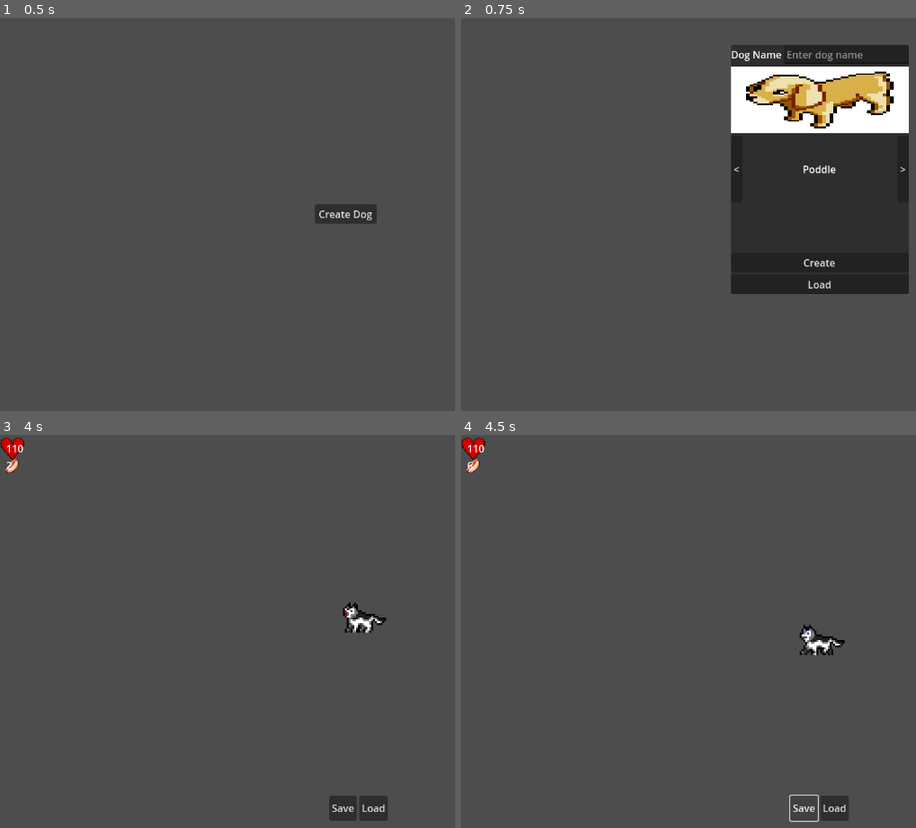
Above: before the commit, frames 1-4 (two rows, left to right).
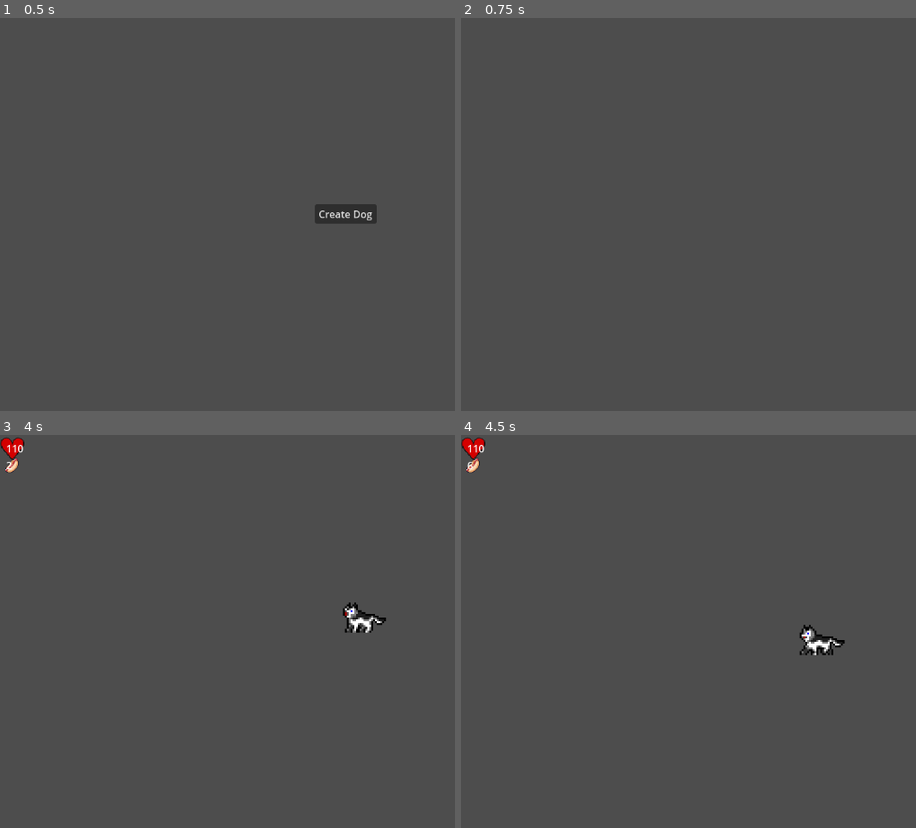
Above: after the commit, the same moments.

Repository: limbospoon/petgame
Game: Godot game, scene res://scenes/main.tscn
Two runs of this game, one before a commit and one after it. Both use one fixed random seed, a clock stepped at 60 frames per second and the inputs below.
Inputs (mouse positions are in pixels of both pictures, inside the frame that each line leads up to):
- Up to frame 1 (0.5 s): no input
- Up to frame 2 (0.75 s): click "Create Dog" at 0.5 s
- Up to frame 3 (4 s): click (386, 470) at 1.27 s; type "Alex" at 1.35 s; click "<" at 2 s; click ">" at 2.75 s; click "Create" at 3.5 s
- Up to frame 4 (4.5 s): click (802, 808) at 4.25 s, where only the run before the commit has a clickable "Save"

Frame 1 is identical in both runs. In frame 2, 24% of the frame differs, in the area x 59-99%, y 6-71%; in frame 3, 0.7%; in frame 4, 0.5%.
Error before the commit: Invalid assignment of property or key 'dog_stats' with value of type 'Dictionary' on a base object of type 'Resource (SavedData)'. (res://assets/scripts/house_…

Commit message:
game over retry loop working

Diff:
--- a/assets/scripts/Utilities/scene_manager.gd
+++ b/assets/scripts/Utilities/scene_manager.gd
@@ -2,9 +2,11 @@
 
 @onready var game_over_menu = %GameOverMenu
 
+signal _on_scene_loaded
+
 var house_scene_path = "res://scenes/house_scene.tscn"
 var create_a_dog_scene_path = "res://scenes/create-a-dog.tscn"
-var current_scene
+var current_scene: Node2D
 
 # Called when the node enters the scene tree for the first time.
 func _ready():
@@ -20,6 +22,8 @@
 	get_tree().root.add_child(scene_to_load)
 	current_scene = scene_to_load
 
+	_on_scene_loaded.emit()
+
 func load_house_scene():
 
 	current_scene.queue_free()
@@ -31,7 +35,9 @@
 
 func load_create_a_dog():
 	print("Loading create-a-dog")
-	current_scene.queue_free()
+
+	if current_scene != null:
+		current_scene.queue_free()
 
 	await get_tree().create_timer(0.2).timeout
 	print("House scene unloaded")
@@ -39,15 +45,18 @@
 	if not is_instance_valid(current_scene):
 		goto_scene(create_a_dog_scene_path)
 
+	#bind create button to load house scene
+	var create_btn:Button = current_scene.get_node("%CreateDogButton")
+	create_btn.button_up.connect(load_house_scene)
+
 func _on_load_createa_dog_button_up():
 	#load create-a-dog scene
-	goto_scene(create_a_dog_scene_path)
+	load_create_a_dog()
 
 	 #bind retry signal to load create-a-dog
 	game_over_menu.on_retry.connect(load_create_a_dog)
 
-	#bind create button to load house scene
-	var create_btn:Button = current_scene.get_node("%CreateDogButton")
-	create_btn.button_up.connect(load_house_scene)
+	%"LoadCreate-a-Dog".hide()
 
-	%"LoadCreate-a-Dog".hide()
+func get_current_scene() -> Node2D:
+	return current_scene
--- a/assets/scripts/create-a-dog/create_a_dog.gd
+++ b/assets/scripts/create-a-dog/create_a_dog.gd
@@ -1 +1,83 @@
-extends Node2D
+extends Node
+
+var dog_data: DogData = DogData.new()
+var dog_breeds = {
+	"Poddle":
+		{
+			"MaxHealth": 110,
+			"MaxHunger": 75,
+			"index": 0
+		},
+	"Husky":
+		{
+			"MaxHealth": 150,
+			"MaxHunger": 90,
+			"index": 1
+		},
+	"Labrador":
+		{
+			"MaxHealth": 135,
+			"MaxHunger": 80,
+			"index": 2
+		}
+}
+
+var current_breed = ""
+var current_breed_index = 0
+var MAX_BREED_SELECTION = (dog_breeds.keys().size() - 1)
+
+func _ready():
+	current_breed = dog_breeds.keys()[current_breed_index]
+	%"Dog Breed".text = current_breed
+
+func update_breed_selection(direction: int):
+	#right selection checks
+	if direction > 0 and current_breed_index < MAX_BREED_SELECTION:
+		current_breed_index += 1
+	elif direction > 0 and current_breed_index >= MAX_BREED_SELECTION:
+		current_breed_index = 0
+
+	#left selection checks
+	if direction < 0 and current_breed_index > 0:
+		current_breed_index -= 1
+	elif direction < 0 and current_breed_index <= 0:
+		current_breed_index = MAX_BREED_SELECTION
+
+	current_breed = dog_breeds.keys()[current_breed_index]
+	%"Dog Breed".text = current_breed
+
+func _save_dog():
+	var data:SavedData = SavedData.new()
+	dog_data.dog_max_health = dog_breeds[current_breed]["MaxHealth"]
+	dog_data.dog_max_hunger = dog_breeds[current_breed]["MaxHunger"]
+	dog_data.dog_name = %EnterDogNameBox.text
+	data.dog_selection = dog_breeds[current_breed]["index"]
+
+	data.dog_stats = dog_data
+	ResourceSaver.save(data, "user://savedata.tres")
+
+
+func _load_dog():
+	var save_data:SavedData = SavedData.new()
+
+	#check if we have save data
+	if ResourceLoader.exists("user://savedata.tres"):
+		save_data = ResourceLoader.load("user://savedata.tres")
+
+	var saved_dog_data = save_data.dog_stats
+
+	dog_data.dog_max_health = saved_dog_data.dog_max_health
+	dog_data.dog_max_hunger = saved_dog_data.dog_max_hunger
+	dog_data.dog_name = saved_dog_data.dog_name
+
+	current_breed_index = save_data.dog_selection
+
+	current_breed = dog_breeds.keys()[current_breed_index]
+	%EnterDogNameBox.text = dog_data.dog_name
+	%"Dog Breed".text = current_breed
+
+func _on_left_breed_arrow_button_up():
+	update_breed_selection(-1)
+
+func _on_right_breed_arrow_button_up():
+	update_breed_selection(1)
--- a/assets/scripts/create-a-dog/saver.gd
+++ /dev/null
@@ -1,83 +0,0 @@
-extends Node
-
-var dog_data: DogData = DogData.new()
-var dog_breeds = {
-	"Poddle":
-		{
-			"MaxHealth": 110,
-			"MaxHunger": 75,
-			"index": 0
-		},
-	"Husky":
-		{
-			"MaxHealth": 150,
-			"MaxHunger": 90,
-			"index": 1
-		},
-	"Labrador":
-		{
-			"MaxHealth": 135,
-			"MaxHunger": 80,
-			"index": 2
-		}
-}
-
-var current_breed = ""
-var current_breed_index = 0
-var MAX_BREED_SELECTION = (dog_breeds.keys().size() - 1)
-
-func _ready():
-	current_breed = dog_breeds.keys()[current_breed_index]
-	%"Dog Breed".text = current_breed
-
-func update_breed_selection(direction: int):
-	#right selection checks
-	if direction > 0 and current_breed_index < MAX_BREED_SELECTION:
-		current_breed_index += 1
-	elif direction > 0 and current_breed_index >= MAX_BREED_SELECTION:
-		current_breed_index = 0
-
-	#left selection checks
-	if direction < 0 and current_breed_index > 0:
-		current_breed_index -= 1
-	elif direction < 0 and current_breed_index <= 0:
-		current_breed_index = MAX_BREED_SELECTION
-
-	current_breed = dog_breeds.keys()[current_breed_index]
-	%"Dog Breed".text = current_breed
-
-func _save_dog():
-	var data:SavedData = SavedData.new()
-	dog_data.dog_max_health = dog_breeds[current_breed]["MaxHealth"]
-	dog_data.dog_max_hunger = dog_breeds[current_breed]["MaxHunger"]
-	dog_data.dog_name = %EnterDogNameBox.text
-	data.dog_selection = dog_breeds[current_breed]["index"]
-
-	data.dog_stats = dog_data
-	ResourceSaver.save(data, "user://savedata.tres")
-
-
-func _load_dog():
-	var save_data:SavedData = SavedData.new()
-
-	#check if we have save data
-	if ResourceLoader.exists("user://savedata.tres"):
-		save_data = ResourceLoader.load("user://savedata.tres")
-
-	var saved_dog_data = save_data.dog_stats
-
-	dog_data.dog_max_health = saved_dog_data.dog_max_health
-	dog_data.dog_max_hunger = saved_dog_data.dog_max_hunger
-	dog_data.dog_name = saved_dog_data.dog_name
-
-	current_breed_index = save_data.dog_selection
-
-	current_breed = dog_breeds.keys()[current_breed_index]
-	%EnterDogNameBox.text = dog_data.dog_name
-	%"Dog Breed".text = current_breed
-
-func _on_left_breed_arrow_button_up():
-	update_breed_selection(-1)
-
-func _on_right_breed_arrow_button_up():
-	update_breed_selection(1)
--- a/assets/scripts/house_scene/game_over_menu.gd
+++ b/assets/scripts/house_scene/game_over_menu.gd
@@ -2,7 +2,9 @@
 
 signal on_retry
 
-@onready var level_manager = get_node("%LevelManager")
+@onready var scene_manager = %SceneManager
+var level_manager
+
 # Called when the node enters the scene tree for the first time.
 func _ready():
 	visible = false
@@ -11,13 +13,21 @@
 func _process(delta):
 	pass
 
-func _on_level_manager_on_game_state_changed():
-	var game_manager_ref = level_manager
-	var current_state = game_manager_ref.get_game_state()
+func _on_game_state_changed():
+	var current_state = level_manager.get_game_state()
 	#check if game is over
-	if current_state == game_manager_ref.EGame_State.GAMEOVER:
+	if current_state == level_manager.EGame_State.GAMEOVER:
 		visible = true
 
 
 func _on_try_again_button_button_up():
 	on_retry.emit()
+	visible = false
+
+
+func _on_scene_manager__on_scene_loaded():
+	if level_manager == null:
+		level_manager = scene_manager.get_current_scene().get_node("%LevelManager")
+
+	if level_manager != null:
+		level_manager.on_game_state_changed.connect(_on_game_state_changed)
--- a/scenes/create-a-dog.tscn
+++ b/scenes/create-a-dog.tscn
@@ -1,13 +1,11 @@
-[gd_scene load_steps=6 format=3 uid="uid://ckabig2cy5qbd"]
+[gd_scene load_steps=5 format=3 uid="uid://ckabig2cy5qbd"]
 
 [ext_resource type="Script" path="res://assets/scripts/create-a-dog/create_dog_button.gd" id="1_drp55"]
-[ext_resource type="Script" path="res://assets/scripts/create-a-dog/create_a_dog.gd" id="1_duw5w"]
 [ext_resource type="Script" path="res://assets/scripts/Utilities/load_button.gd" id="2_1paoq"]
-[ext_resource type="Script" path="res://assets/scripts/create-a-dog/saver.gd" id="2_m5gcx"]
+[ext_resource type="Script" path="res://assets/scripts/create-a-dog/create_a_dog.gd" id="2_m5gcx"]
 [ext_resource type="Texture2D" uid="uid://c4av7drqh68x8" path="res://assets/sprites/samson-sprite.png" id="2_xfnm2"]
 
 [node name="Create-a-Dog" type="Node2D"]
-script = ExtResource("1_duw5w")
 
 [node name="Control" type="Control" parent="."]
 layout_mode = 3
--- a/scenes/house_scene.tscn
+++ b/scenes/house_scene.tscn
@@ -1,10 +1,9 @@
-[gd_scene load_steps=9 format=3 uid="uid://drredqw6q0tyh"]
+[gd_scene load_steps=8 format=3 uid="uid://drredqw6q0tyh"]
 
 [ext_resource type="PackedScene" uid="uid://c4nyeq8h12cdp" path="res://scenes/dog.tscn" id="1_bxcic"]
 [ext_resource type="Script" path="res://assets/scripts/house_scene/house_scene.gd" id="1_d5fc0"]
 [ext_resource type="Script" path="res://assets/scripts/dog/mouse_movement.gd" id="1_mrr0x"]
 [ext_resource type="Script" path="res://assets/scripts/Utilities/game_manager.gd" id="1_rkgcv"]
-[ext_resource type="PackedScene" uid="uid://vkn8147maaus" path="res://scenes/game_over_menu.tscn" id="2_ct7vw"]
 [ext_resource type="PackedScene" uid="uid://inob5xnb5h1k" path="res://scenes/health.tscn" id="3_2yeco"]
 [ext_resource type="PackedScene" uid="uid://ccicwe4w326b0" path="res://scenes/hunger.tscn" id="4_cp6sn"]
 [ext_resource type="Script" path="res://assets/scripts/house_scene/save_game.gd" id="8_mlvkw"]
@@ -21,23 +20,11 @@
 script = ExtResource("1_mrr0x")
 
 [node name="UI" type="Control" parent="."]
-custom_minimum_size = Vector2(1150, 650)
+custom_minimum_size = Vector2(100, 100)
 layout_mode = 3
 anchors_preset = 0
-offset_right = 1150.0
-offset_bottom = 650.0
-size_flags_horizontal = 3
-size_flags_vertical = 3
-
-[node name="GameOverMenu" parent="UI" instance=ExtResource("2_ct7vw")]
-unique_name_in_owner = true
-custom_minimum_size = Vector2(1150, 650)
-layout_direction = 1
-layout_mode = 1
-offset_left = -575.0
-offset_top = -325.0
-offset_right = 575.0
-offset_bottom = 325.0
+offset_right = 100.0
+offset_bottom = 100.0
 
 [node name="VBoxContainer" type="VBoxContainer" parent="UI"]
 layout_mode = 1
@@ -56,28 +43,6 @@
 layout_mode = 2
 size_flags_vertical = 3
 
-[node name="HBoxContainer" type="HBoxContainer" parent="UI"]
-layout_mode = 1
-anchors_preset = 7
-anchor_left = 0.5
-anchor_top = 1.0
-anchor_right = 0.5
-anchor_bottom = 1.0
-offset_left = -47.0
-offset_top = -71.0
-offset_right = 47.0
-offset_bottom = -31.0
-grow_horizontal = 2
-grow_vertical = 0
-
-[node name="SaveButton" type="Button" parent="UI/HBoxContainer"]
-layout_mode = 2
-text = "Save"
-
-[node name="LoadButton" type="Button" parent="UI/HBoxContainer"]
-layout_mode = 2
-text = "Load"
-
 [node name="Dog" parent="." instance=ExtResource("1_bxcic")]
 unique_name_in_owner = true
 position = Vector2(582, 318)
@@ -88,12 +53,7 @@
 unique_name_in_owner = true
 script = ExtResource("8_mlvkw")
 
-[connection signal="on_game_state_changed" from="LevelManager" to="UI/GameOverMenu" method="_on_level_manager_on_game_state_changed"]
 [connection signal="mouse_clicked" from="Camera2D" to="Dog" method="_on_camera_2d_mouse_clicked"]
-[connection signal="button_up" from="UI/HBoxContainer/SaveButton" to="Utilities/SaveLoad" method="_on_save_button_button_up"]
-[connection signal="button_up" from="UI/HBoxContainer/LoadButton" to="Utilities/SaveLoad" method="_on_load_button_button_up"]
 [connection signal="on_death" from="Dog" to="LevelManager" method="_on_dog_on_death"]
 [connection signal="on_health_changed" from="Dog" to="UI/VBoxContainer/HealthLabel" method="_on_dog_on_health_changed"]
 [connection signal="on_hunger_changed" from="Dog" to="UI/VBoxContainer/Hunger" method="_on_dog_on_hunger_changed"]
-
-[editable path="UI/GameOverMenu"]
--- a/scenes/main.tscn
+++ b/scenes/main.tscn
@@ -5,28 +5,45 @@
 
 [node name="Main" type="Node2D"]
 
-[node name="GameOverMenu" parent="." instance=ExtResource("1_38o1o")]
-unique_name_in_owner = true
-
 [node name="SceneManager" type="Node2D" parent="."]
 unique_name_in_owner = true
 script = ExtResource("1_mrjdo")
 
-[node name="LoadCreate-a-Dog" type="Button" parent="."]
+[node name="Control" type="Control" parent="."]
+custom_minimum_size = Vector2(1150, 650)
+layout_mode = 3
+anchors_preset = 0
+offset_right = 1150.0
+offset_bottom = 650.0
+
+[node name="LoadCreate-a-Dog" type="Button" parent="Control"]
 unique_name_in_owner = true
+layout_mode = 1
 anchors_preset = 3
 anchor_left = 1.0
 anchor_top = 1.0
 anchor_right = 1.0
 anchor_bottom = 1.0
-offset_left = 505.0
-offset_top = 299.0
-offset_right = 604.0
-offset_bottom = 330.0
+offset_left = -645.0
+offset_top = -351.0
+offset_right = -546.0
+offset_bottom = -320.0
 grow_horizontal = 0
 grow_vertical = 0
 text = "Create Dog"
 
-[connection signal="button_up" from="LoadCreate-a-Dog" to="SceneManager" method="_on_load_createa_dog_button_up"]
-[connection signal="button_up" from="LoadCreate-a-Dog" to="SceneManager" method="_on_load_house_scene_button_up"]
-[connection signal="child_exiting_tree" from="LoadCreate-a-Dog" to="SceneManager" method="_on_load_scene_child_exiting_tree"]
+[node name="GameOverMenu" parent="Control" instance=ExtResource("1_38o1o")]
+unique_name_in_owner = true
+layout_direction = 1
+layout_mode = 1
+offset_left = -20.0
+offset_top = -20.0
+offset_right = -20.0
+offset_bottom = -20.0
+
+[connection signal="_on_scene_loaded" from="SceneManager" to="Control/GameOverMenu" method="_on_scene_manager__on_scene_loaded"]
+[connection signal="button_up" from="Control/LoadCreate-a-Dog" to="SceneManager" method="_on_load_house_scene_button_up"]
+[connection signal="button_up" from="Control/LoadCreate-a-Dog" to="SceneManager" method="_on_load_createa_dog_button_up"]
+[connection signal="child_exiting_tree" from="Control/LoadCreate-a-Dog" to="SceneManager" method="_on_load_scene_child_exiting_tree"]
+
+[editable path="Control/GameOverMenu"]
